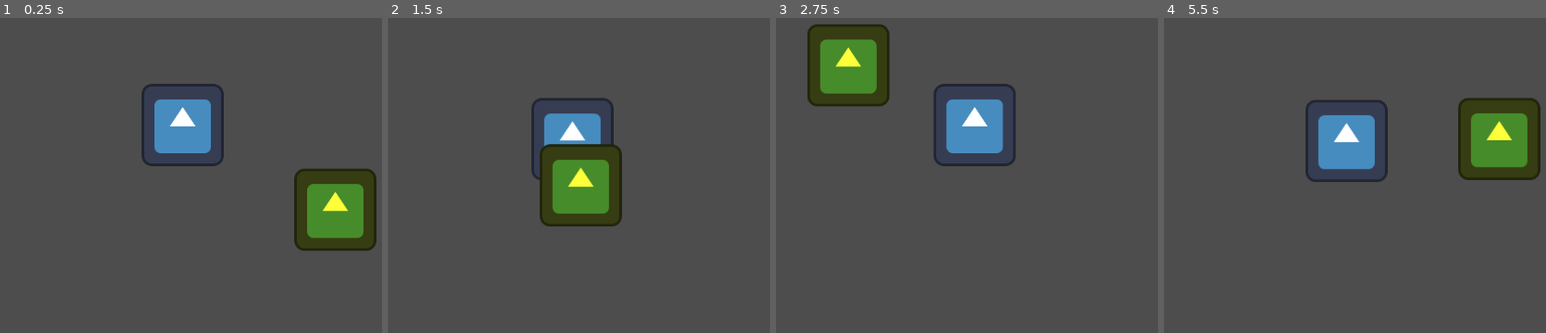
Above: before the commit, frames 1-4 (left to right).
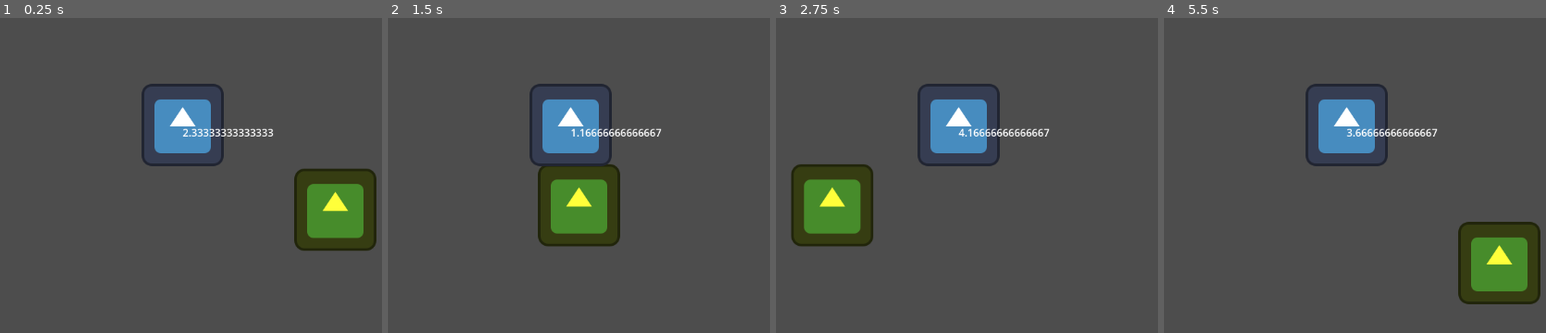
Above: after the commit, the same moments.

Repository: afreemanio/ggj-2024
Game: Godot game, scene res://world/world.tscn
Two runs of this game, one before a commit and one after it. Both use one fixed random seed, a clock stepped at 60 frames per second and the inputs below. The engine's default icon, where the game draws it, is replaced by a stand-in: a white triangle on a blue panel in a dark square.
Inputs (mouse positions are in pixels of both pictures, inside the frame that each line leads up to):
- Up to frame 1 (0.25 s): no input
- Up to frame 2 (1.5 s): tap Enter (ui_accept) at 0.5, 0.77 s; move the mouse to (731, 103) at 0.52 s; hold D (RIGHT) 0.53-1.28 s; tap Space (SPACE, bound only after the commit) at 0.6, 1.35 s; click (731, 103) at 0.67 s; move the mouse to (422, 147) at 1.27 s; hold S (DOWN) from 1.28 s (still down)
- Up to frame 3 (2.75 s): tap Enter (ui_accept) at 1.52 s; move the mouse to (1031, 33) at 2.02 s; release S (DOWN) at 2.03 s; hold D (RIGHT) from 2.03 s (still down); hold F from 2.03 s (still down); tap Space (SPACE, bound only after the commit) at 2.3 s
- Up to frame 4 (5.5 s): move the mouse to (1309, 207) at 2.77 s; release D (RIGHT) at 2.78 s; release F at 2.78 s; hold W (UP) 2.78-3.53 s; tap Space (SPACE, bound only after the commit) at 2.85, 3.6, 4.55, 5.1 s; click (1309, 207) at 2.92 s; tap Enter (ui_accept) at 3.02, 3.77, 4.52 s; move the mouse to (outside the picture) at 3.52 s; hold A (LEFT) 3.53-5.03 s; move the mouse to (outside the picture) at 4.27 s; tap F at 4.35 s; move the mouse to (1381, 125) at 5.02 s; hold S (DOWN) from 5.03 s (still down); click (1381, 125) at 5.17 s

The runs differ from the first frame. In frame 1, 0.4% of the frame differs, in the area x 47-72%, y 35-38%; in frame 2, 6.9%; in frame 3, 14%; in frame 4, 14%, in the area x 37-99%, y 20-91%.

Commit message:
feat: Added (basic) laugh mechanic - missing "Epona" bar

Diff:
--- /dev/null
+++ b/laugh/laugh.gd
@@ -0,0 +1,92 @@
+class_name Laugh extends Node2D
+
+## This class is responsible for controlling the laugh mechanic.
+##
+## The current "percentage" of the laugh is accessible.
+## The speed at which the laugh bar will increment is accessible.
+## The laugh bar can be decremented by calling a function.
+
+## Signals related to laughing
+signal laugh_started
+signal laugh_stopped
+signal laugh_time_changed
+signal laugh_decremented
+
+## Consts related to laughing
+const MAX_PERCENT : float = 100.0
+const LAUGH_THRESHOLD_SMALL : float = 25.0
+const LAUGH_THRESHOLD_MEDIUM : float = 50.0
+const LAUGH_THRESHOLD_LARGE : float = 75.0
+
+## The percentage of the laugh meter
+@export var laugh_percentage : float = 0.0:
+	set(value):
+		laugh_percentage = clamp(value, 0.0, MAX_PERCENT)
+	get:
+		return laugh_percentage
+
+## The increment time (in seconds) of the laugh meter (from 0% to 100%)
+@export var laugh_increment_time : float = 5:
+	set(value):
+		laugh_increment_time = value
+		laugh_time_changed.emit()
+
+## Whether or not the laugh is active (incrementing the bar)
+@export var laugh_active : bool = false:
+	set(value):
+		laugh_active = value
+		if (value == true):
+			laugh_started.emit()
+		else:
+			laugh_stopped.emit()
+
+## Execute on ready
+func _ready():
+	pass
+
+## Execute once per physics step (set period of time)
+func _physics_process(delta: float) -> void:
+	%DebugLabel.text = str(laugh_percentage)
+	# If the laugh is enabled, increment the bar by our set time
+	if laugh_active:
+		laugh_percentage += ((MAX_PERCENT / laugh_increment_time) * delta)
+		# If the laugh percentage has reached 100%, force a laugh
+		if laugh_percentage == MAX_PERCENT:
+			laugh()
+
+## Make the character laugh and decrement the bar
+func laugh() -> void:
+	# According to the current laugh volume, emit a radial laugh.
+	# We activate the appropriate radial laugh scan and return a list of
+	# whatever was caught in the scan.
+	var overlapping_bodies_array : Array
+	if laugh_percentage == MAX_PERCENT:
+		print("God Damn!")
+		print(overlapping_bodies_array)
+		pass
+	elif laugh_percentage > LAUGH_THRESHOLD_LARGE:
+		overlapping_bodies_array = %LargeLaughArea2D.get_overlapping_bodies()
+		print("Large")
+		print(overlapping_bodies_array)
+		pass
+	elif laugh_percentage > LAUGH_THRESHOLD_MEDIUM:
+		overlapping_bodies_array = %MediumLaughArea2D.get_overlapping_bodies()
+		print("Medium")
+		print(overlapping_bodies_array)
+		pass
+	elif laugh_percentage > LAUGH_THRESHOLD_SMALL:
+		overlapping_bodies_array = %SmallLaughArea2D.get_overlapping_bodies()
+		print("Small")
+		print(overlapping_bodies_array)
+		pass
+	else:
+		pass
+
+	# Reset the laugh percentage
+	laugh_percentage -= 100
+
+	# Call the alert function on any guard caught in the radius
+	for body in overlapping_bodies_array:
+		if body.is_in_group("Guard"):
+			print("AAAAA")
+			body.alert()
--- /dev/null
+++ b/laugh/laugh.tscn
@@ -0,0 +1,41 @@
+[gd_scene load_steps=5 format=3 uid="uid://dubnavv2auhld"]
+
+[ext_resource type="Script" path="res://laugh/laugh.gd" id="1_t21yr"]
+
+[sub_resource type="CircleShape2D" id="CircleShape2D_7lbj8"]
+radius = 200.0
+
+[sub_resource type="CircleShape2D" id="CircleShape2D_uwix2"]
+radius = 300.0
+
+[sub_resource type="CircleShape2D" id="CircleShape2D_07j1k"]
+radius = 400.0
+
+[node name="Laugh" type="Node2D"]
+script = ExtResource("1_t21yr")
+
+[node name="DebugLabel" type="Label" parent="."]
+unique_name_in_owner = true
+offset_right = 40.0
+offset_bottom = 23.0
+
+[node name="SmallLaughArea2D" type="Area2D" parent="."]
+unique_name_in_owner = true
+
+[node name="CollisionShape2D" type="CollisionShape2D" parent="SmallLaughArea2D"]
+shape = SubResource("CircleShape2D_7lbj8")
+debug_color = Color(0, 1, 0, 0.419608)
+
+[node name="MediumLaughArea2D" type="Area2D" parent="."]
+unique_name_in_owner = true
+
+[node name="CollisionShape2D" type="CollisionShape2D" parent="MediumLaughArea2D"]
+shape = SubResource("CircleShape2D_uwix2")
+debug_color = Color(1, 0.8, 0, 0.470588)
+
+[node name="LargeLaughArea2D" type="Area2D" parent="."]
+unique_name_in_owner = true
+
+[node name="CollisionShape2D" type="CollisionShape2D" parent="LargeLaughArea2D"]
+shape = SubResource("CircleShape2D_07j1k")
+debug_color = Color(1, 0, 0.027451, 0.419608)
--- a/player/CharacterBody2D.gd
+++ b/player/Player.gd
@@ -1,11 +1,16 @@
-extends CharacterBody2D
+class_name Player extends CharacterBody2D
 
 @export var speed : int = 300
 
 func _ready():
-	pass
+	## TODO: Maybe can be removed
+	%PhantomCamera2D.set_follow_target_node(%CharacterBody2D)
+	%PhantomCamera2D.is_active()
 
 func _physics_process(delta):
+	if Input.is_action_just_pressed("SPACE"):
+		%Laugh.laugh()
+
 	_update_movement()
 	move_and_slide()
 
--- a/player/player.tscn
+++ b/player/player.tscn
@@ -1,32 +1,21 @@
-[gd_scene load_steps=6 format=3 uid="uid://b6ba3h2njrbu6"]
+[gd_scene load_steps=6 format=3 uid="uid://bwpqy3drag0i0"]
 
-[ext_resource type="Script" path="res://player/CharacterBody2D.gd" id="1_b4f7i"]
 [ext_resource type="Texture2D" uid="uid://2j7rhmexu7al" path="res://icon.svg" id="1_j4ndt"]
+[ext_resource type="Script" path="res://player/Player.gd" id="1_onop1"]
 [ext_resource type="Script" path="res://addons/phantom_camera/scripts/phantom_camera/phantom_camera_2D.gd" id="4_fghkq"]
-
-[sub_resource type="GDScript" id="GDScript_etpv2"]
-script/source = "class_name Player extends Node2D
-
-func _ready():
-	%PhantomCamera2D.set_follow_target_node(%CharacterBody2D)
-	%PhantomCamera2D.is_active()
-"
+[ext_resource type="PackedScene" uid="uid://dubnavv2auhld" path="res://laugh/laugh.tscn" id="4_lkqjn"]
 
 [sub_resource type="RectangleShape2D" id="RectangleShape2D_bxn2p"]
 size = Vector2(125, 125)
 
-[node name="Player" type="Node2D"]
-script = SubResource("GDScript_etpv2")
+[node name="Player" type="CharacterBody2D"]
+motion_mode = 1
+script = ExtResource("1_onop1")
 
-[node name="CharacterBody2D" type="CharacterBody2D" parent="."]
-unique_name_in_owner = true
-motion_mode = 1
-script = ExtResource("1_b4f7i")
-
-[node name="Sprite2D" type="Sprite2D" parent="CharacterBody2D"]
+[node name="Sprite2D" type="Sprite2D" parent="."]
 texture = ExtResource("1_j4ndt")
 
-[node name="CollisionShape2D" type="CollisionShape2D" parent="CharacterBody2D"]
+[node name="CollisionShape2D" type="CollisionShape2D" parent="."]
 unique_name_in_owner = true
 shape = SubResource("RectangleShape2D_bxn2p")
 
@@ -37,7 +26,7 @@
 priority = 0
 zoom = Vector2(1, 1)
 follow_mode = 2
-follow_target = NodePath("../CharacterBody2D")
+follow_target = NodePath("..")
 follow_parameters/target_offset = Vector2(0, 0)
 follow_parameters/damping = true
 follow_parameters/damping_value = 10.0
@@ -53,3 +42,8 @@
 tween_parameters = null
 tween_on_load = true
 inactive_update_mode = 0
+
+[node name="Laugh" parent="." instance=ExtResource("4_lkqjn")]
+unique_name_in_owner = true
+laugh_increment_time = 10.0
+laugh_active = true
--- a/project.godot
+++ b/project.godot
@@ -45,6 +45,11 @@
 "events": [Object(InputEventKey,"resource_local_to_scene":false,"resource_name":"","device":-1,"window_id":0,"alt_pressed":false,"shift_pressed":false,"ctrl_pressed":false,"meta_pressed":false,"pressed":false,"keycode":0,"physical_keycode":83,"key_label":0,"unicode":115,"echo":false,"script":null)
 ]
 }
+SPACE={
+"deadzone": 0.5,
+"events": [Object(InputEventKey,"resource_local_to_scene":false,"resource_name":"","device":-1,"window_id":0,"alt_pressed":false,"shift_pressed":false,"ctrl_pressed":false,"meta_pressed":false,"pressed":false,"keycode":0,"physical_keycode":32,"key_label":0,"unicode":32,"echo":false,"script":null)
+]
+}
 
 [rendering]
 
--- a/world/world.tscn
+++ b/world/world.tscn
@@ -1,12 +1,13 @@
-[gd_scene load_steps=4 format=3 uid="uid://bdp4frkjdtq0x"]
+[gd_scene load_steps=5 format=3 uid="uid://bdp4frkjdtq0x"]
 
-[ext_resource type="PackedScene" uid="uid://b6ba3h2njrbu6" path="res://player/player.tscn" id="1_81b3m"]
+[ext_resource type="PackedScene" uid="uid://bwpqy3drag0i0" path="res://player/player.tscn" id="1_81b3m"]
 [ext_resource type="Script" path="res://addons/phantom_camera/scripts/phantom_camera_host/phantom_camera_host.gd" id="2_icb2l"]
 [ext_resource type="Texture2D" uid="uid://2j7rhmexu7al" path="res://icon.svg" id="3_14qhn"]
 
+[sub_resource type="RectangleShape2D" id="RectangleShape2D_qkv3k"]
+size = Vector2(125, 125)
+
 [node name="World" type="Node2D"]
-
-[node name="Player" parent="." instance=ExtResource("1_81b3m")]
 
 [node name="Camera2D" type="Camera2D" parent="."]
 
@@ -17,3 +18,10 @@
 modulate = Color(1, 1, 0.227451, 1)
 position = Vector2(238, 132)
 texture = ExtResource("3_14qhn")
+
+[node name="StaticBody2D" type="StaticBody2D" parent="Sprite2D"]
+
+[node name="CollisionShape2D" type="CollisionShape2D" parent="Sprite2D/StaticBody2D"]
+shape = SubResource("RectangleShape2D_qkv3k")
+
+[node name="Player" parent="." instance=ExtResource("1_81b3m")]
